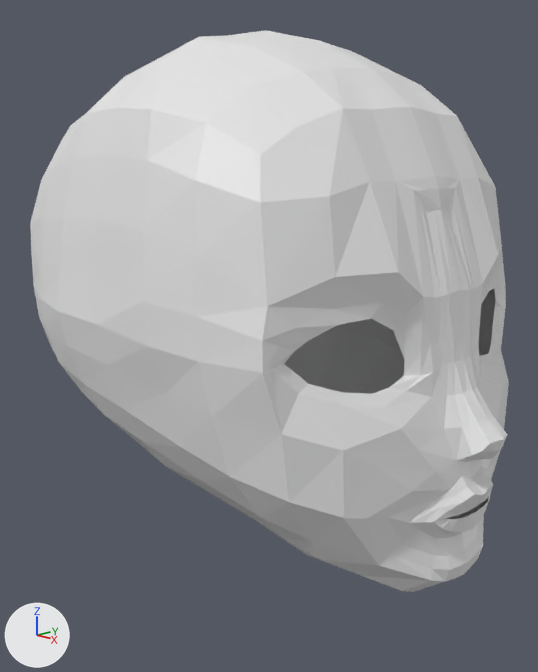
An edit to the Blender file Blender/Head/Head.blend, drawn before and after from the same camera.
Camera for both pictures: a 50 mm camera at (6.45, -6.24, 4.6) aimed at (0.15, -0.11, 2.48). Lighting does not change. The marker at lower left points along +X, +Y and +Z. The picture after the commit comes second.
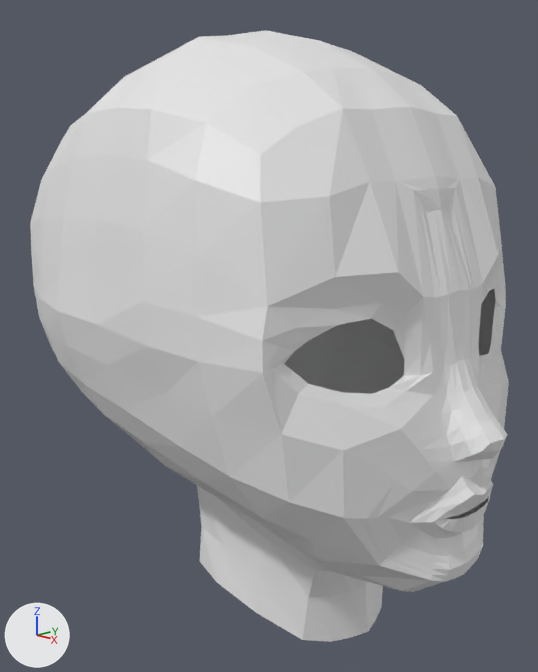
What differs and where, as boxes (x1, y1, x2, y2) in the pictures (538 x 672 px):
'Cube', reshaped (9% taller): before (30, 30, 509, 592); after (30, 30, 509, 642)
part 1 of me_cube, reshaped: (343, 284, 509, 581) in both
part 2 of me_cube, built on (mostly hidden before): before (318, 516, 458, 590); after (197, 486, 458, 642)

What the commit changed:
me_cube is used by ob_cube; location (0.0, 0.0, 3.1); scale (1.68, 1.68, 1.68).
me_cube had 326 vertices, 293 faces and spanned x -1.65..1.92, y 0.0..1.43, z -1.73..1.7.
me_cube now has 378 vertices, 337 faces and spans x -1.65..1.92, y 0.0..1.43, z -2.35..1.7.
Part 1, on me_cube:
3 vertices are removed from x 1.73..1.81, y 0.04..0.14, z -0.6..-0.58.
26 faces are deleted.
15 vertices move from x 1.58..1.81, y 0.0..0.25, z -0.81..-0.12 to x 1.58..1.87, y 0.0..0.24, z -0.81..-0.12.
31 vertices are added at x 1.5..1.86, y 0.0..0.79, z -1.55..-0.49.
52 new faces join them.
Part 2, on me_cube:
2 vertices are removed from x 0.07..0.59, y 0.33..0.34, z -1.56..-1.39.
7 faces are deleted.
11 vertices move from x -0.38..1.15, y 0.0..0.55, z -1.69..-1.3 to x -0.39..1.15, y 0.0..0.55, z -1.8..-1.31.
26 vertices are added at x -0.35..1.02, y 0.0..0.57, z -2.35..-1.44.
25 new faces join them.
